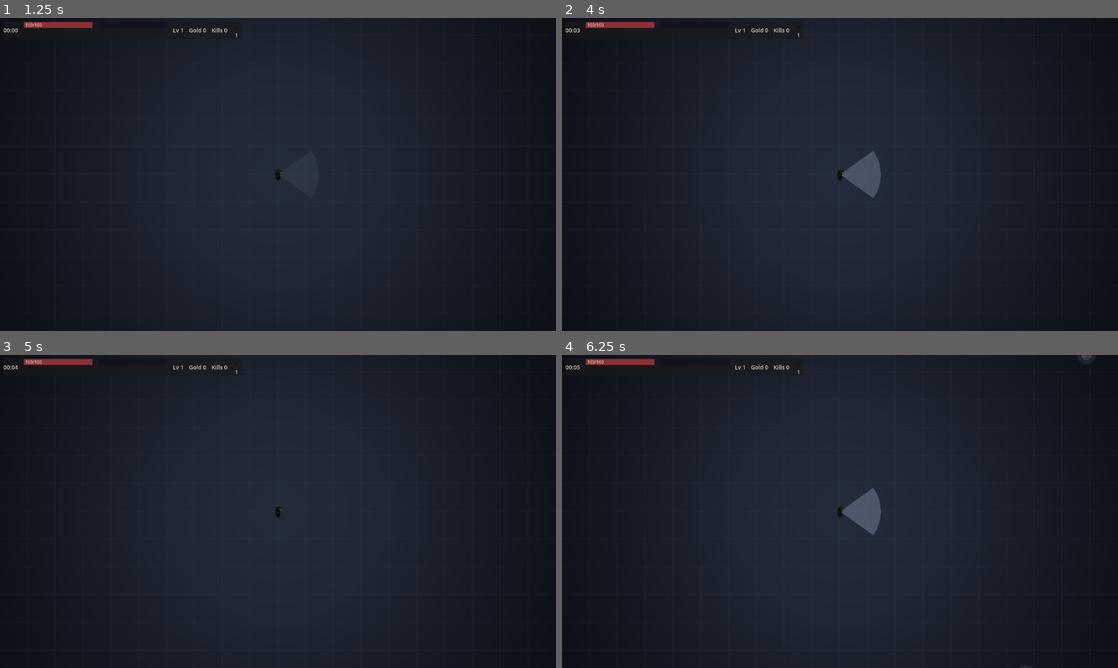
Above: before the commit, frames 1-4 (two rows, left to right).
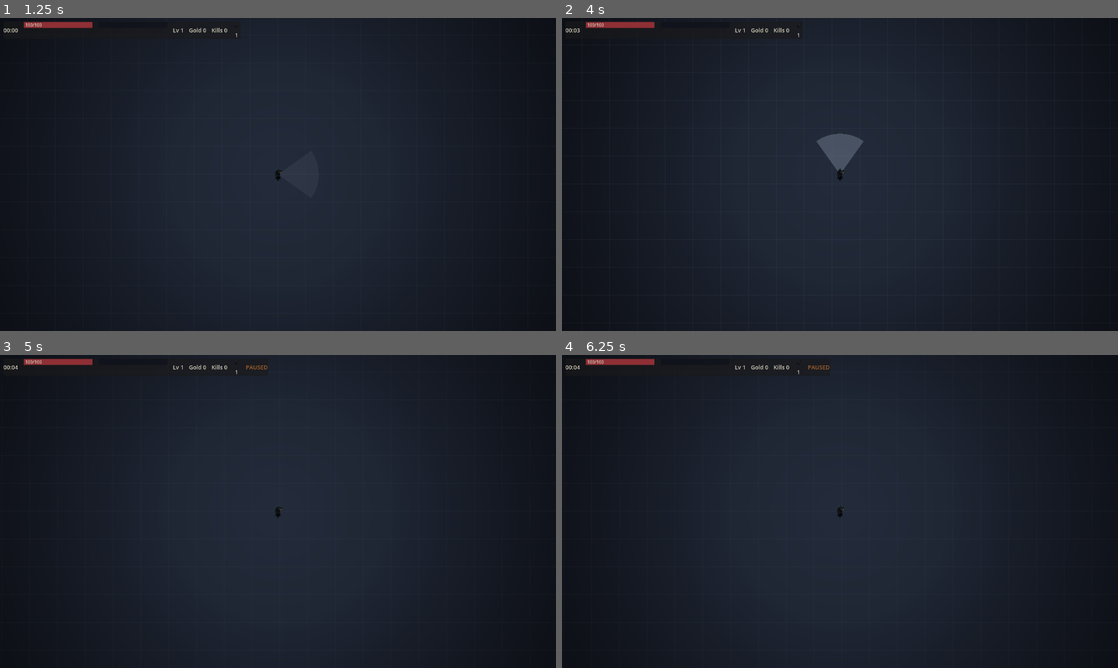
Above: after the commit, the same moments.

Repository: bryn1/vampire-survivor
Game: Godot game, scene res://Main.tscn
Same seed, same stepped clock (60 frames per second), same inputs: the game is played once before the commit and once after it.
Inputs:
- Up to frame 1 (1.25 s): click "Enter the night" at 0.5 s
- Up to frame 2 (4 s): tap Enter at 1.25, 3.8 s; hold D 1.28-2.03 s; tap M at 1.35 s; tap 1 at 1.55, 2.1 s; hold S 2.03-2.78 s; tap 2 at 2.3, 2.85 s; tap Space at 2.75 s; hold D 2.78-3.53 s; tap 3 at 3.05, 3.6 s; hold W from 3.53 s (still down)
- Up to frame 3 (5 s): release W at 4.28 s; hold A from 4.28 s (still down); tap Enter at 4.35 s; tap Keypad Enter at 4.55 s; tap Escape at 4.9 s
- Up to frame 4 (6.25 s): tap Enter at 5 s; tap Keypad Enter at 5.1 s; tap M at 5.3, 5.85 s; release A at 5.78 s; hold S from 5.78 s (still down); tap 1 at 6.05 s

Frame 1 is identical in both runs. In frame 2, 1.2% of the frame differs, in the area x 45-58%, y 36-58%; in frame 3, less than 0.1%; in frame 4, 0.7%.

Commit message:
feat(godot): Windows desktop build — bridge web-guards + Windows export preset (owner request)

Diff:
--- a/godot/scripts/bridge.gd
+++ b/godot/scripts/bridge.gd
@@ -1,6 +1,8 @@
-# JS bridge node ("vsHost"): the ONLY gameplay input path. The export's
-# head_include installs window keydown/keyup listeners that call on_key for
-# every key; native Input is never polled for gameplay keys.
+# The ONLY gameplay input path, fed from one of two sources gated here at a
+# single point (OS.has_feature("web")): on web the export's head_include
+# installs window keydown/keyup listeners that call on_key for every key;
+# on desktop (no JavaScriptBridge/DOM) native key events feed the SAME
+# held/presses queues in _input. main reads only the queues either way.
 extends Node
 
 const MOVE_KEYS := ["KeyW", "KeyA", "KeyS", "KeyD",
@@ -8,8 +10,37 @@
 const DISCRETE_KEYS := ["Escape", "KeyM", "Digit1", "Digit2", "Digit3",
 	"Enter", "NumpadEnter", "KeyEnter"]
 
+# Physical keys -> the DOM-style codes the queues are keyed on (desktop only;
+# mirrors the e.code values the web relay forwards).
+const NATIVE_CODES := {
+	KEY_W: "KeyW", KEY_A: "KeyA", KEY_S: "KeyS", KEY_D: "KeyD",
+	KEY_UP: "ArrowUp", KEY_DOWN: "ArrowDown", KEY_LEFT: "ArrowLeft",
+	KEY_RIGHT: "ArrowRight", KEY_ESCAPE: "Escape", KEY_M: "KeyM",
+	KEY_1: "Digit1", KEY_2: "Digit2", KEY_3: "Digit3",
+	KEY_ENTER: "Enter", KEY_KP_ENTER: "NumpadEnter",
+}
+
 var held := {} # code -> true while the key is down
 var presses: Array = [] # discrete codes, drained once per frame by main
+var _native := false # true on desktop: _input feeds the queues
+
+
+func _ready() -> void:
+	_native = not OS.has_feature("web")
+
+
+# Desktop builds only: native key events feed the same queues the DOM relay
+# fills on web. Unmatched keys and auto-repeats are dropped (the web relay
+# likewise ignores e.repeat).
+func _input(event: InputEvent) -> void:
+	if not _native:
+		return
+	var key := event as InputEventKey
+	if key == null or key.echo:
+		return
+	var code: String = NATIVE_CODES.get(key.physical_keycode, "")
+	if code != "":
+		on_key(code, key.pressed)
 
 
 func on_key(code: String, down: bool) -> void:
--- a/godot/scripts/main.gd
+++ b/godot/scripts/main.gd
@@ -62,6 +62,15 @@
 		bridge.on_key(String(args[0]), bool(args[1]))
 
 
+# Single choke point into the JS bridge: while the bridge is inactive
+# (desktop builds, _js null) every call is a silent no-op. No other code
+# may call JavaScriptBridge.eval.
+func _js_eval(js: String) -> void:
+	if _js == null:
+		return
+	_js.call("eval", js, true)
+
+
 func _process(_delta: float) -> void:
 	_hud.update()
 
@@ -72,8 +81,7 @@
 	_handle_presses()
 	if game.phase == "playing" and not game.paused:
 		_step(delta)
-	if _js != null:
-		_js.call("eval", "window.__vsSnapshot=" + game.snapshot_json(world.enemies.size()), true)
+	_js_eval("window.__vsSnapshot=" + game.snapshot_json(world.enemies.size()))
 
 
 func _handle_presses() -> void:
@@ -93,8 +101,8 @@
 				_pick(2)
 			elif bridge.is_enter(code):
 				_pick(0)
-		# gameover / win: Enter deliberately does NOT restart — the DOM score
-		# panel and the Play-again button own that screen.
+		# gameover / win: Enter deliberately does NOT restart — the score
+		# panel (web) and the Play-again button own that screen.
 
 
 func _step(dt: float) -> void:
@@ -167,13 +175,14 @@
 		"Gold %d" % game.stats.gold,
 		"Score %d" % _score(game.stats),
 	])
-	if _js != null:
-		_js.call("eval", "vsShowSubmit(" + JSON.stringify({
-			"score": _score(game.stats),
-			"time_survived": roundf(game.stats.time * 10.0) / 10.0,
-			"kills": game.stats.kills,
-			"level": game.stats.level,
-		}) + ")", true)
+	# The JS-side existence check keeps this a no-op even when the bridge is
+	# active but the DOM submit panel was never installed (head_include absent).
+	_js_eval("if (window.vsShowSubmit) vsShowSubmit(" + JSON.stringify({
+		"score": _score(game.stats),
+		"time_survived": roundf(game.stats.time * 10.0) / 10.0,
+		"kills": game.stats.kills,
+		"level": game.stats.level,
+	}) + ")")
 
 
 func _score(stats: Dictionary) -> int:
--- a/godot/scripts/screens.gd
+++ b/godot/scripts/screens.gd
@@ -1,5 +1,5 @@
 # Screens layer: menu, level-up cards and the end screen. Mouse works for
-# real users; keyboard picking is routed by main from the JS bridge press
+# real users; keyboard picking is routed by main from the bridge press
 # queue (Contract B), never from here.
 extends CanvasLayer
 
@@ -109,7 +109,9 @@
 	box.add_child(_end_title)
 	_end_stats = _label("", 15, MOON)
 	box.add_child(_end_stats)
-	box.add_child(_label("Sign the ledger in the score panel (top right).", 12, MOON))
+	if OS.has_feature("web"): # desktop has no DOM score panel to point at
+		box.add_child(_label("Sign the ledger in the score panel (top right).",
+			12, MOON))
 	box.add_child(_button("Play again", _on_start))
 
 
Not shown, changed: godot/export_presets.cfg
Not shown, changed: static/index.html
Not shown, changed: static/index.pck
